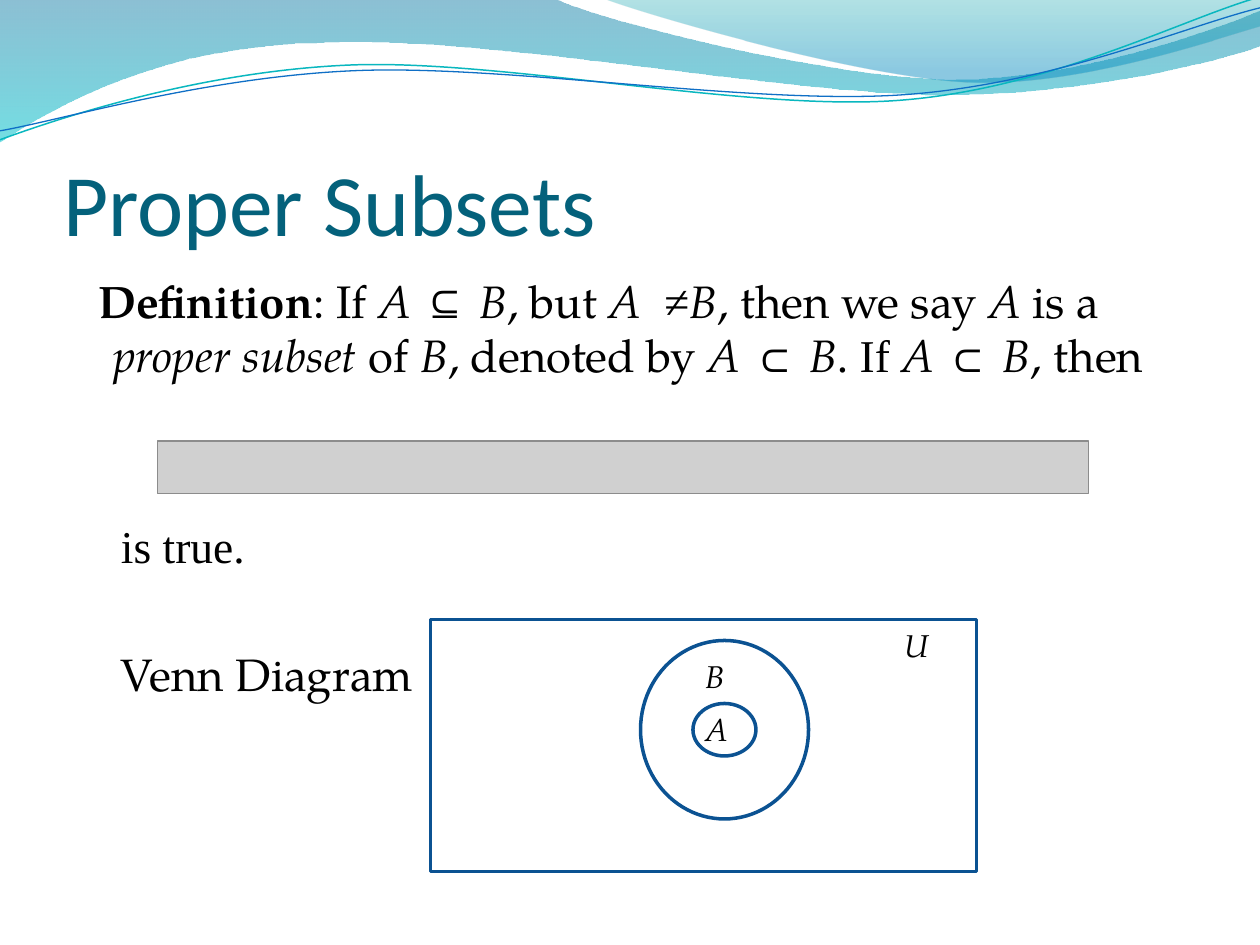
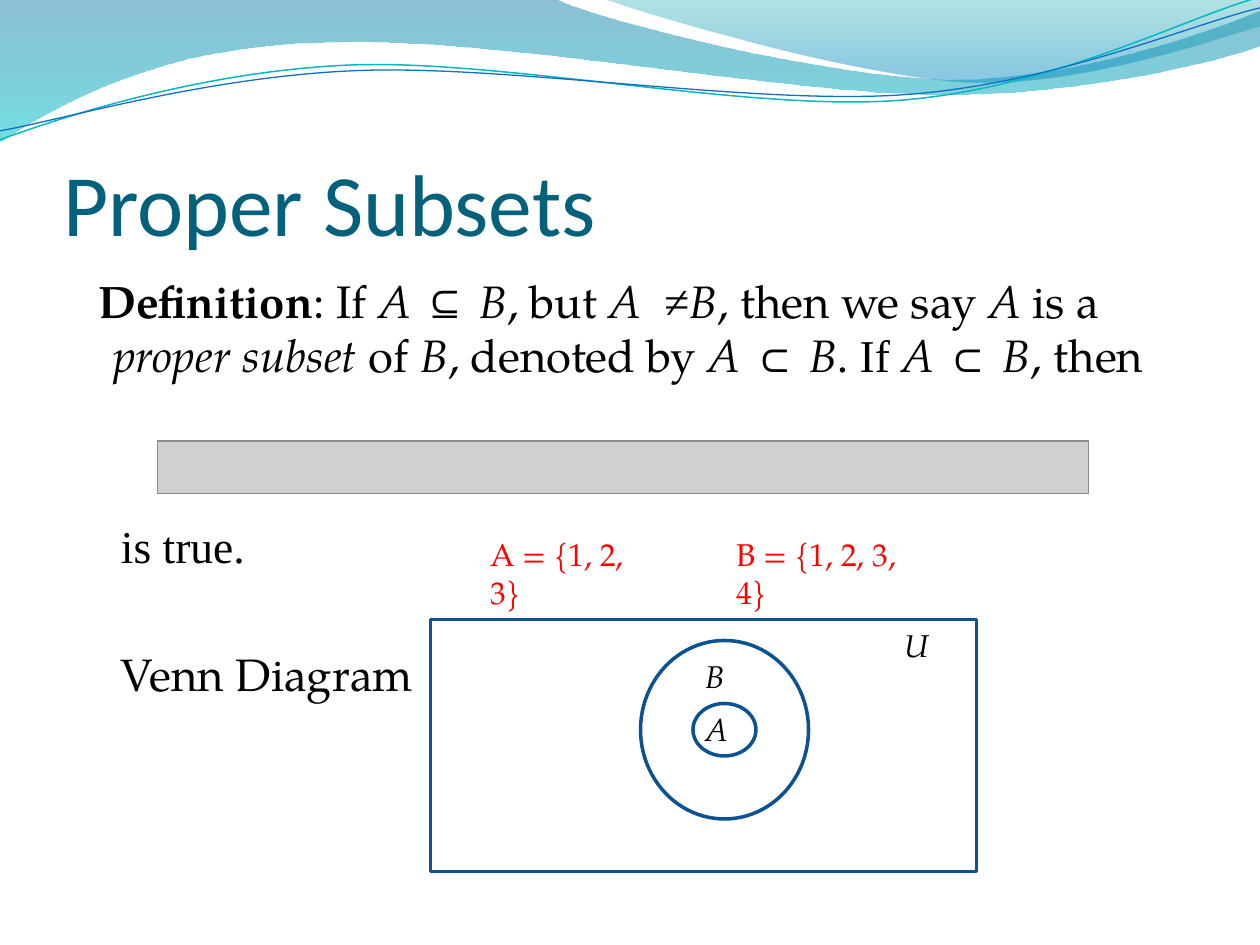
Before and after one commit to lin-chen-GA/lin-chen-GA.github.io, a slide deck: slide 20 of cs2620/slides/cs2620_notes2.pptx (slide 19 before the commit). Drawn at 1260x945 pixels with LibreOffice and Linux fonts; fonts in the diff are those of the drawing; grey boxes stand for pictures; background and template pictures are left out. Boxes give left, top, right and bottom in pixels: in the first picture for what was removed or moved away, otherwise in the second. Text is boxed around its words. In the diff, an @@ line names an element or a change of style, - is before the commit and + after.

```diff
--- a/cs2620/slides/cs2620_notes2.pptx
+++ b/cs2620/slides/cs2620_notes2.pptx
@@ text added at (491,542,624,612), 18 pt, text #FF0000 @@
+A = {1, 2, 3}
@@ text added at (737,542,897,612), 18 pt, text #FF0000 @@
+B = {1, 2, 3, 4}
```
Also in this commit, not shown: 9 other slides changed, 2 slides added, 2 other files.
